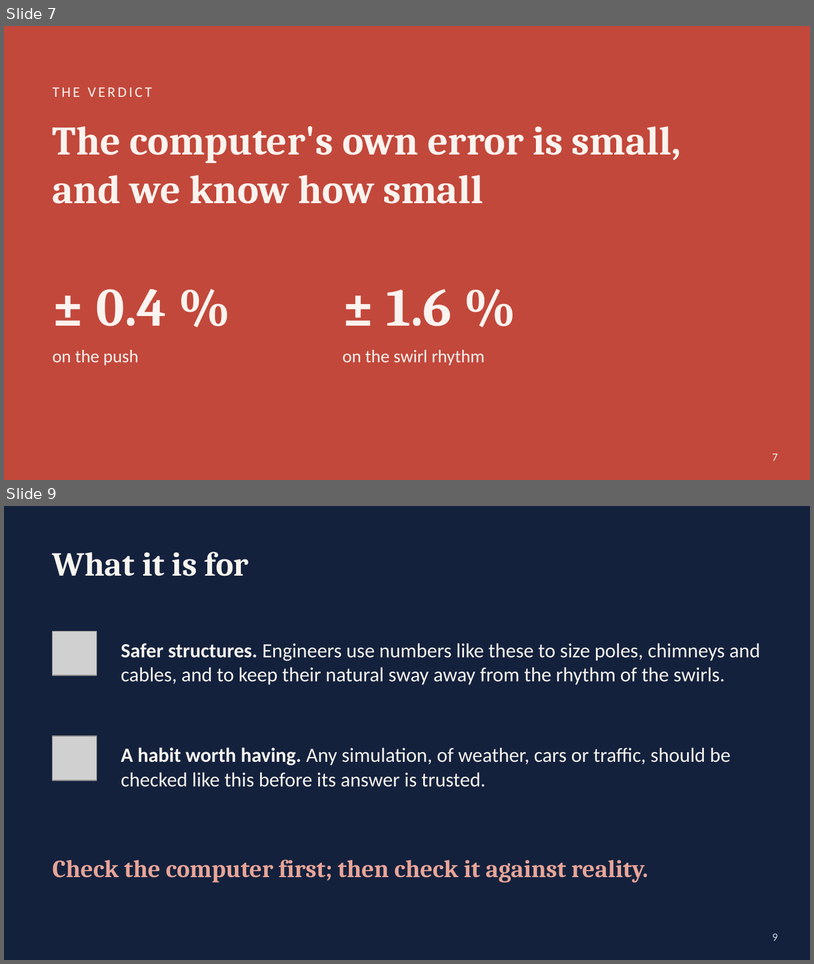
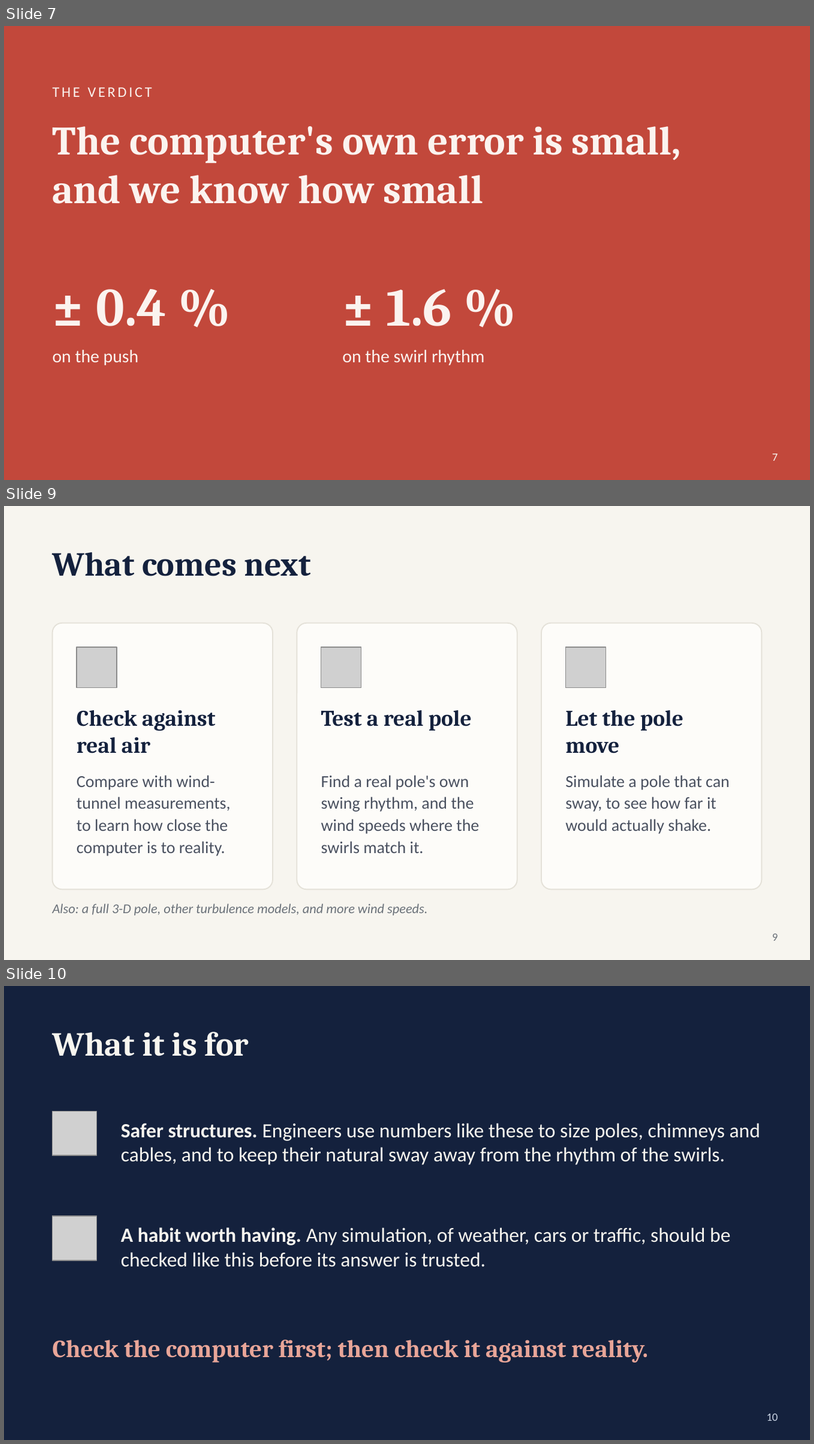
Before and after one commit to adibatic/cfd-cylinder, a slide deck: report/presentation.pptx. Shown one above the other, each under a label of ours: slides 7 and 9 before the commit, slides 7, 9 and 10 after it; the slides between them are not shown. The pictures are 814x964 and 814x1444 pixels, drawn with LibreOffice and Linux fonts; fonts in the diff are those of the drawing; grey boxes stand for pictures. Boxes give left, top, right and bottom in pixels: in the first picture for what was removed or moved away, otherwise in the second. Text is boxed around its words. In the diff, an @@ line names an element or a change of style, - is before the commit and + after.

```diff
--- a/report/presentation.pptx
+++ b/report/presentation.pptx
@@ slide 9 added at (4, 506, 810, 960), background #F7F5EF @@
@@ title added at (53, 552, 311, 576), 30 pt, text #14213D, bold @@
+What comes next
@@ rounded rectangle added at (53, 623, 273, 889), fill #FDFCF9, outline #E4E1D8 1 pt @@
@@ rounded rectangle added at (297, 623, 517, 889), fill #FDFCF9, outline #E4E1D8 1 pt @@
@@ rounded rectangle added at (542, 623, 762, 889), fill #FDFCF9, outline #E4E1D8 1 pt @@
@@ picture added at (77, 647, 117, 687) @@
@@ picture added at (321, 647, 361, 687) @@
@@ picture added at (566, 647, 606, 687) @@
@@ text added at (77, 710, 215, 753), 20 pt, text #14213D, bold @@
+Check against real air
@@ text added at (321, 710, 472, 730), 20 pt, text #14213D, bold @@
+Test a real pole
@@ text added at (566, 710, 684, 753), 20 pt, text #14213D, bold @@
+Let the pole move
@@ text added at (77, 775, 231, 856), 15 pt, text #4A5160 @@
+Compare with wind-tunnel measurements, to learn how close the computer is to reality.
@@ text added at (321, 775, 479, 853), 15 pt, text #4A5160 @@
+Find a real pole's own swing rhythm, and the wind speeds where the swirls match it.
@@ text added at (566, 775, 730, 834), 15 pt, text #4A5160 @@
+Simulate a pole that can sway, to see how far it would actually shake.
@@ text added at (53, 903, 428, 915), 12 pt, text #6A7179, italic @@
+Also: a full 3-D pole, other turbulence models, and more wind speeds.
@@ page number added at (773, 933, 778, 940), 10 pt, text #6A7179 @@
+9
@@ what was slide 9 is now slide 10 @@
@@ page number at (767, 1413, 779, 1420): text changed @@
-9
+10
```
Also in this commit, not shown: 3 slides changed, 2 other files.
